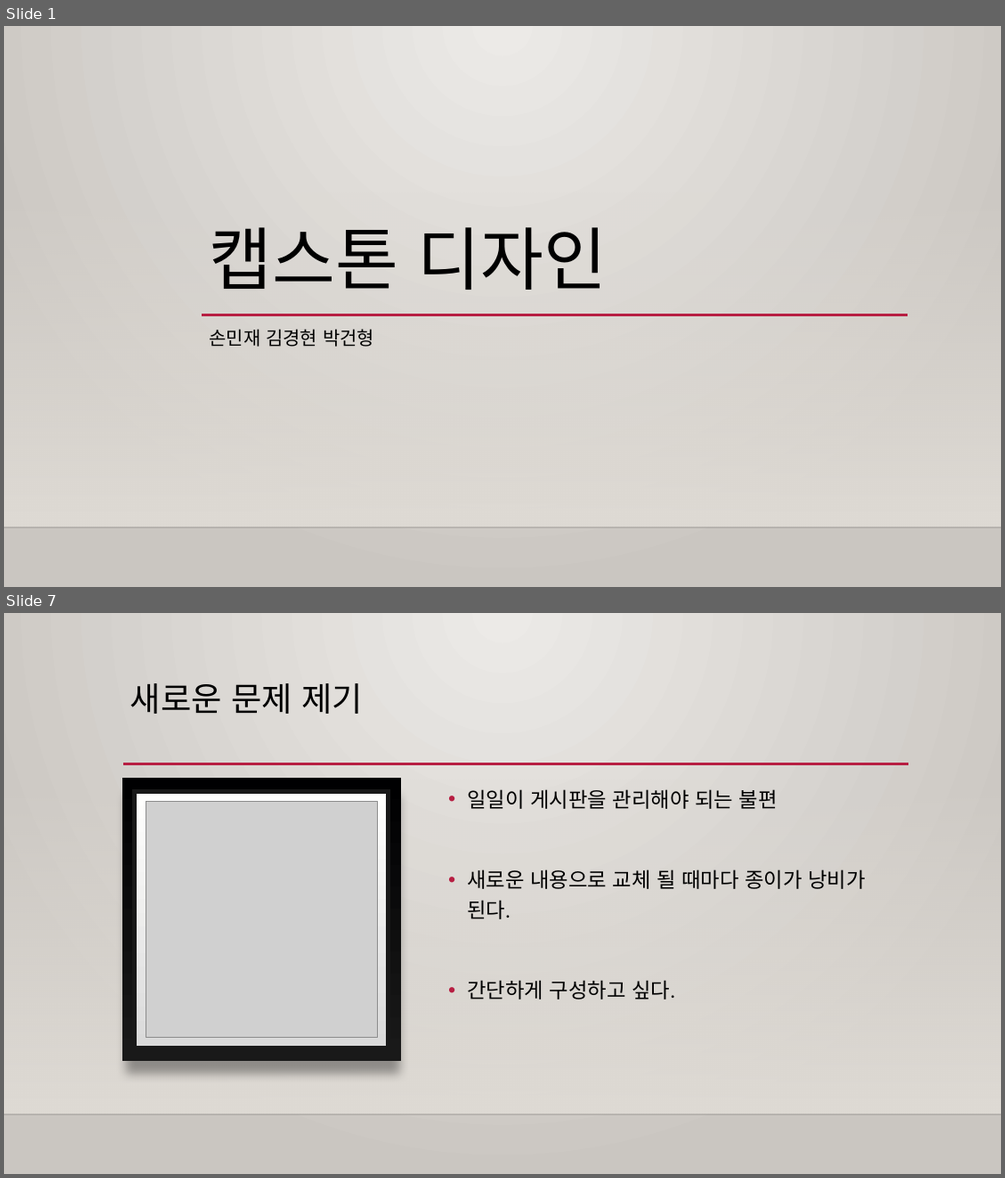
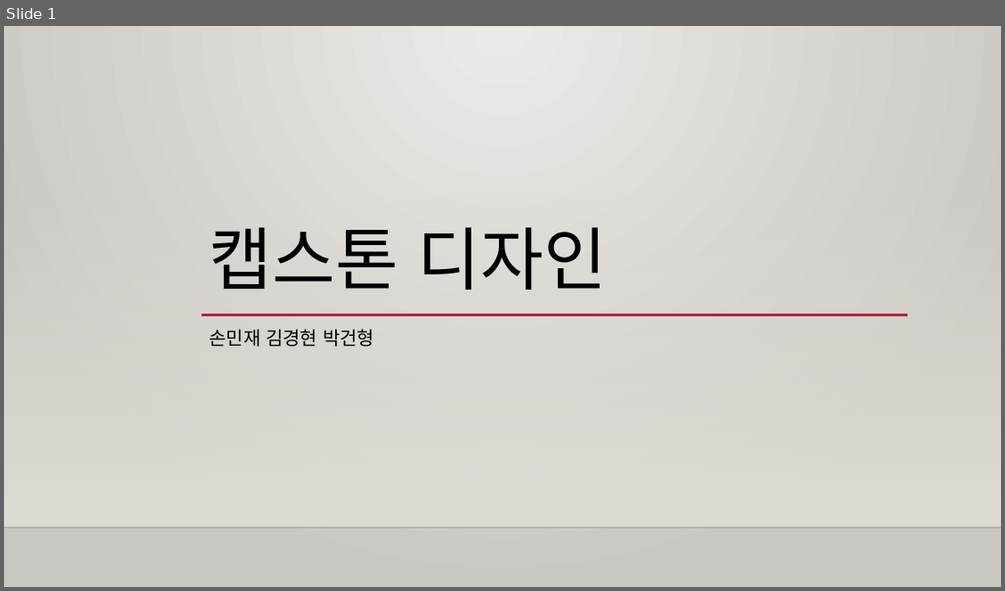
Before and after one commit to Capstone-Design/Documents, a slide deck: 캡스톤디자인발표.pptx. Shown one above the other, each under a label of ours: slides 1 and 7 before the commit, slide 1 after it; the slides between them are not shown. The pictures are 1005x1178 and 1005x591 pixels, drawn with LibreOffice and Linux fonts; fonts in the diff are those of the drawing; grey boxes stand for pictures; background and template pictures are left out. Boxes give left, top, right and bottom in pixels: in the first picture for what was removed or moved away, otherwise in the second. Text is boxed around its words. In the diff, an @@ line names an element or a change of style, - is before the commit and + after.

```diff
--- a/캡스톤디자인발표.pptx
+++ b/캡스톤디자인발표.pptx
@@ slide 7 removed at [4, 613, 1001, 1174], background gradient #ECEAE7 to #CAC7C1; not listed: 2 template elements that a slide beside it also shows @@
@@ title removed at [130, 683, 363, 714] @@
-새로운 문제 제기
@@ line removed from (123, 764) to (909, 764) @@
@@ rectangle removed at [122, 778, 401, 1060] @@
@@ rectangle removed at [134, 792, 388, 1047] @@
@@ text removed at [467, 789, 865, 999] @@
-• 일일이 게시판을 관리해야 되는 불편
-• 새로운 내용으로 교체 될 때마다 종이가 낭비가 된다.
-• 간단하게 구성하고 싶다.
@@ picture removed at [146, 802, 378, 1038] @@
```
Also in this commit, not shown: 2 slides changed, 6 slides added, 4 other slides removed.
